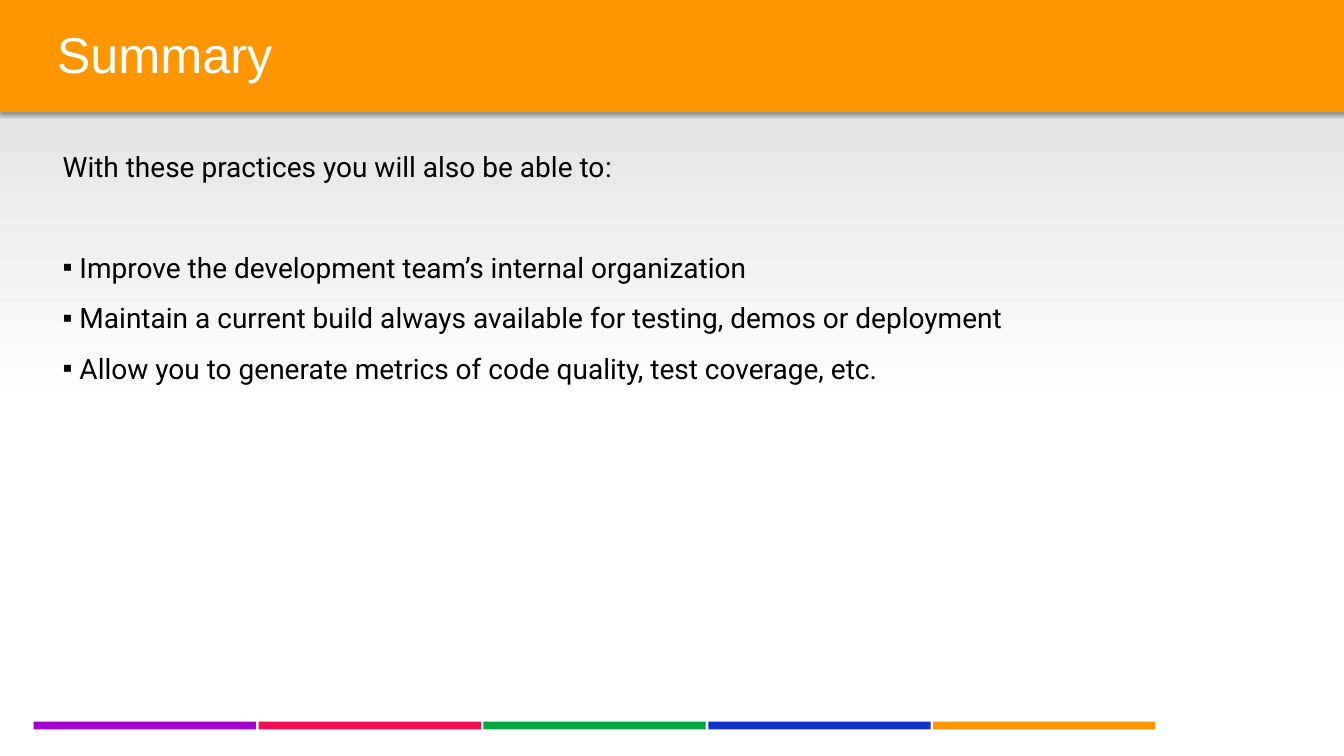
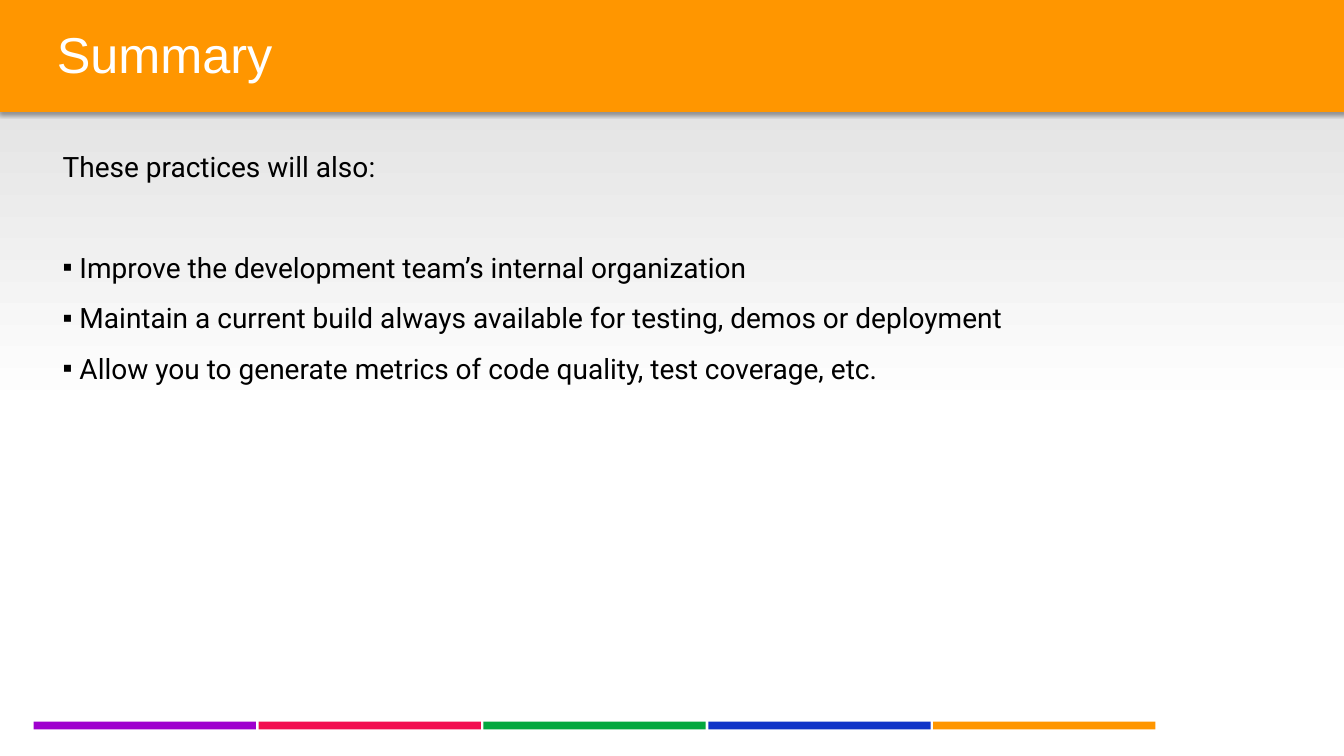
Before and after one commit to lgoldin/TestOrientedDevelopment, a slide deck: slide 25 of DesigningTestableApplications v2.pptx. Drawn at 1344x756 pixels with LibreOffice and Linux fonts; fonts in the diff are those of the drawing; background and template pictures are left out. Boxes give left, top, right and bottom in pixels: in the first picture for what was removed or moved away, otherwise in the second. Text is boxed around its words. In the diff, an @@ line names an element or a change of style, - is before the commit and + after.

Commit message:
Modificación PPT

```diff
--- a/DesigningTestableApplications v2.pptx
+++ b/DesigningTestableApplications v2.pptx
@@ text at <box>63,156,376,183</box>: text changed @@
-  With these practices you will also be able to:
+  These practices will also:
```
